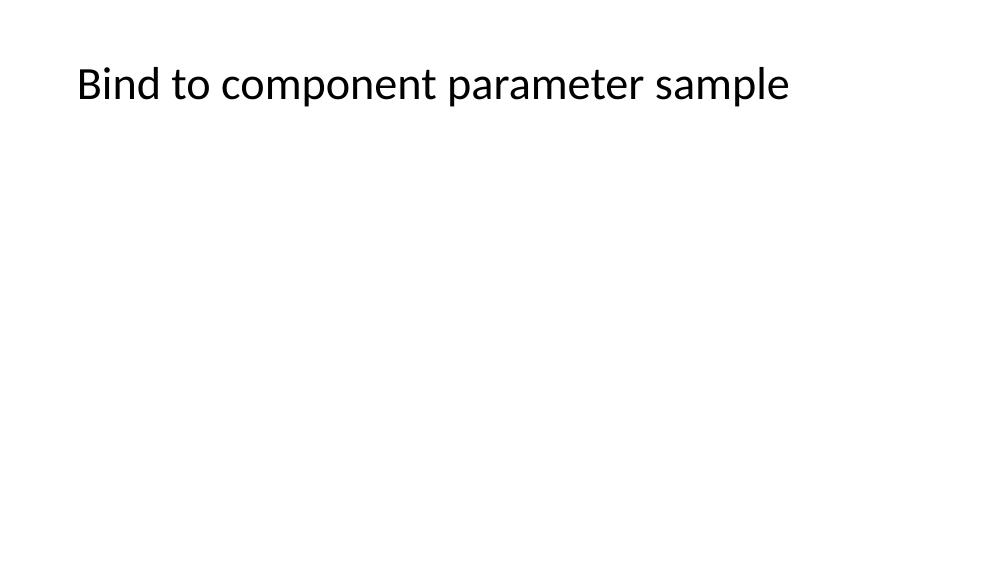
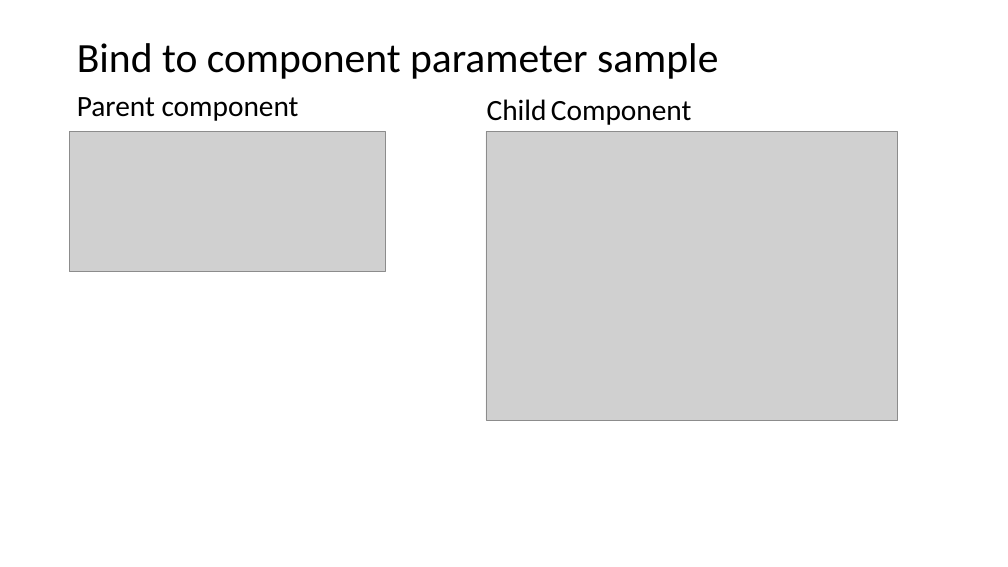
Before and after one commit to Cookie-And-Milk/BlazorDemo, a slide deck: slide 13 of BlazorDemo/BlazorDemo/presentation/ASP.pptx. Drawn at 1008x567 pixels with LibreOffice and Linux fonts; fonts in the diff are those of the drawing; grey boxes stand for pictures. Boxes give left, top, right and bottom in pixels: in the first picture for what was removed or moved away, otherwise in the second. Text is boxed around its words. In the diff, an @@ line names an element or a change of style, - is before the commit and + after.

```diff
--- a/BlazorDemo/BlazorDemo/presentation/ASP.pptx
+++ b/BlazorDemo/BlazorDemo/presentation/ASP.pptx
@@ title "Bind to component parameter sample" at <box>77,43,718,79</box>: size 44 to 39.6 pt @@
@@ text added at <box>77,97,299,121</box>, 28 pt, text #000000 @@
+Parent component
@@ text added at <box>487,99,691,125</box>, 28 pt, text #000000 @@
+Child Component
@@ picture added at <box>70,132,386,271</box> @@
@@ picture added at <box>486,132,898,420</box> @@
```
Also in this commit, not shown: 8 other slides changed, 2 other files.
